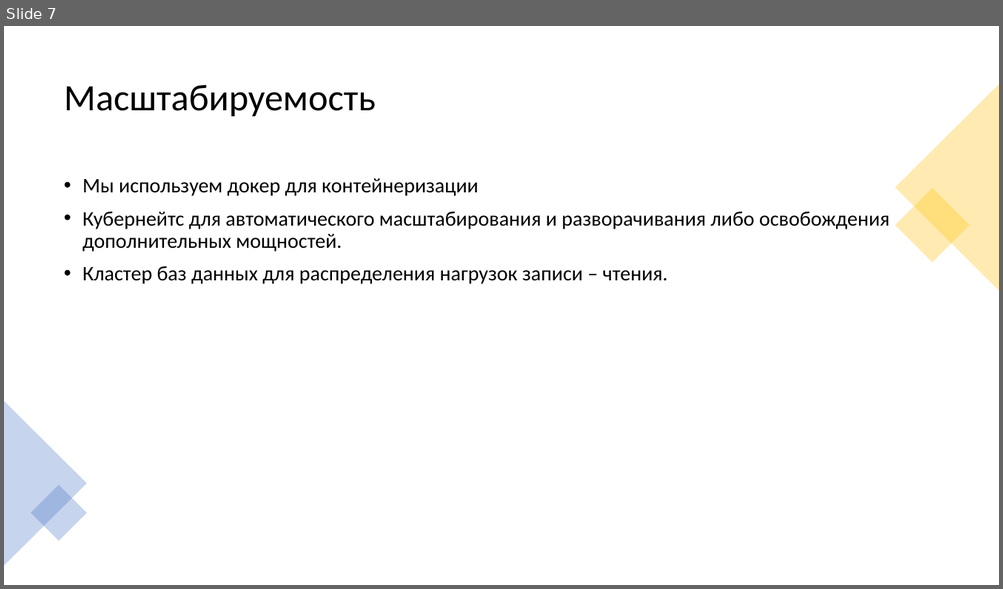
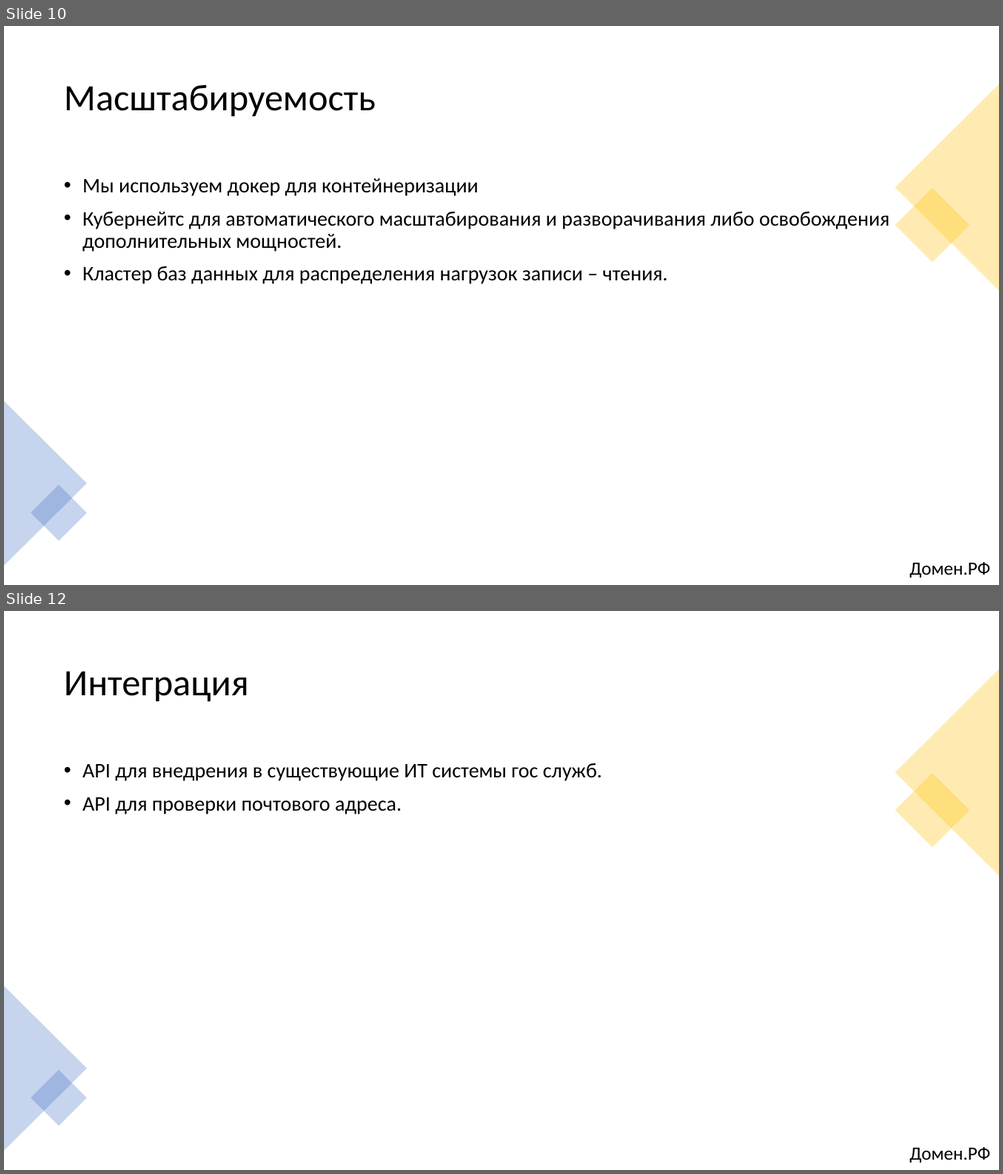
Before and after one commit to alexklippe/scryptedv2, a slide deck: Презентация_Команда Scrypted_кейс1.pptx. Shown one above the other, each under a label of ours: slide 7 before the commit, slides 10 and 12 after it; the slides between them are not shown. The pictures are 1003x589 and 1003x1174 pixels, drawn with LibreOffice and Linux fonts; fonts in the diff are those of the drawing. Boxes give left, top, right and bottom in pixels: in the first picture for what was removed or moved away, otherwise in the second. Text is boxed around its words. In the diff, an @@ line names an element or a change of style, - is before the commit and + after.

```diff
--- a/Презентация_Команда Scrypted_кейс1.pptx
+++ b/Презентация_Команда Scrypted_кейс1.pptx
@@ slide 12 added at (4,611,999,1170), background #FFFFFF @@
@@ title added at (64,671,249,702), 36 pt, text #000000 @@
+Интеграция
@@ triangle added at (895,669,999,876), fill #FFC000 at 30% opacity @@
@@ text added at (82,763,602,815), 20 pt, text #000000 @@
+• API для внедрения в существующие ИТ системы гос служб.
+• API для проверки почтового адреса.
@@ rectangle added at (895,773,970,848), fill #FFC000 at 30% opacity @@
@@ triangle added at (4,986,87,1151), fill #4472C4 at 30% opacity @@
@@ rectangle added at (31,1070,87,1126), fill #4472C4 at 30% opacity @@
@@ text added at (909,1147,990,1163), 18 pt, text #000000 @@
+Домен.РФ
@@ what was slide 7 is now slide 10 @@
@@ slide 10 changed as well @@
@@ text added at (909,562,990,578), 18 pt, text #000000 @@
+Домен.РФ
```
Also in this commit, not shown: 7 other slides changed, 5 other slides added.
